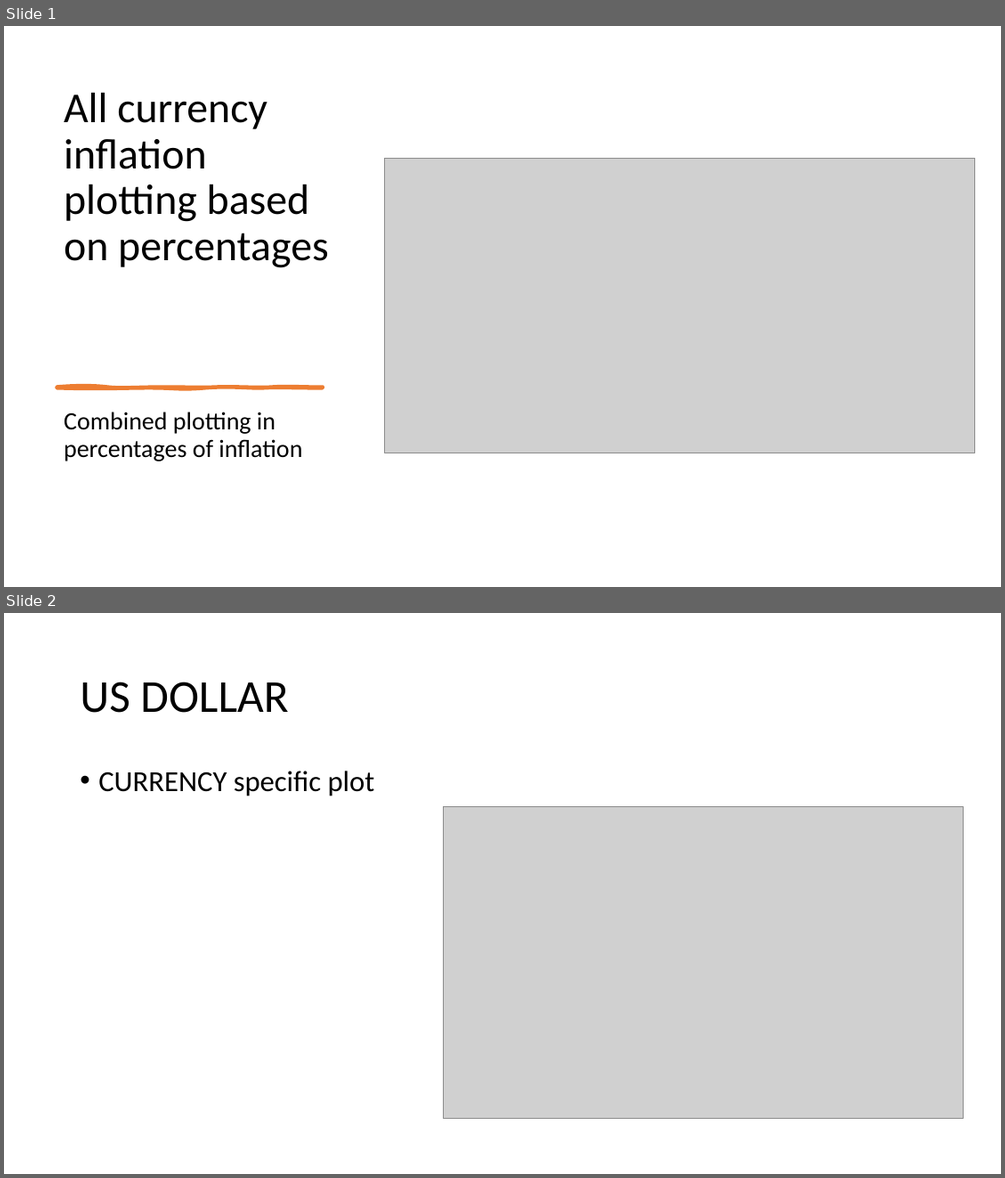
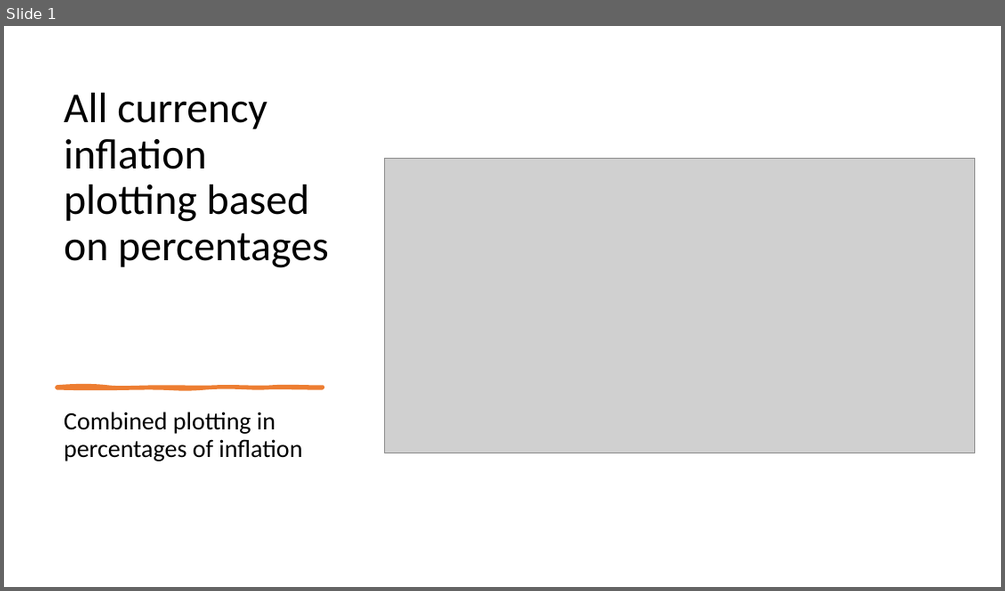
Before and after one commit to BrennanB572/Gold_Price_vs_Inflation, a slide deck: Slideshow with Flow Charts Group Project 1.pptx. Shown one above the other, each under a label of ours: slides 1 and 2 before the commit, slide 1 after it. The pictures are 1005x1178 and 1005x591 pixels, drawn with LibreOffice and Linux fonts; fonts in the diff are those of the drawing; grey boxes stand for pictures. Boxes give left, top, right and bottom in pixels: in the first picture for what was removed or moved away, otherwise in the second. Text is boxed around its words. In the diff, an @@ line names an element or a change of style, - is before the commit and + after.

```diff
--- a/Slideshow with Flow Charts Group Project 1.pptx
+++ b/Slideshow with Flow Charts Group Project 1.pptx
@@ slide 2 removed at <box>4,613,1001,1174</box>, background #FFFFFF @@
@@ title removed at <box>80,682,288,713</box> @@
-US DOLLAR
@@ text removed at <box>98,771,375,796</box> @@
-• CURRENCY specific plot
@@ picture removed at <box>444,807,963,1119</box> @@
```
Also in this commit, not shown: 2 slides changed, 2 slides added, 1 other slide removed.
